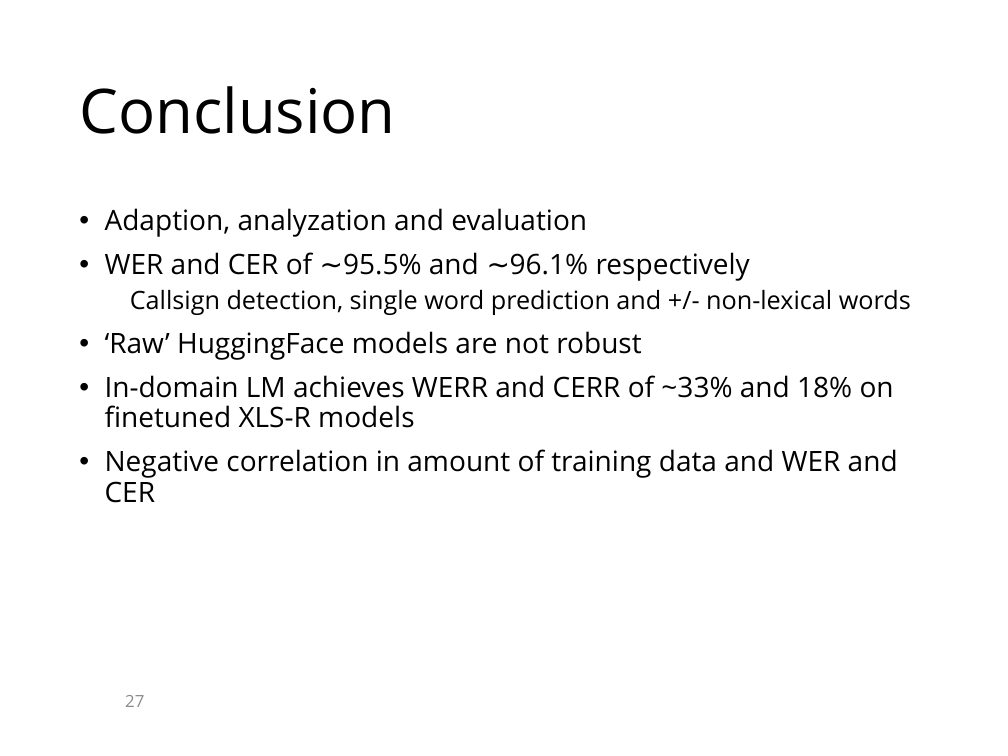
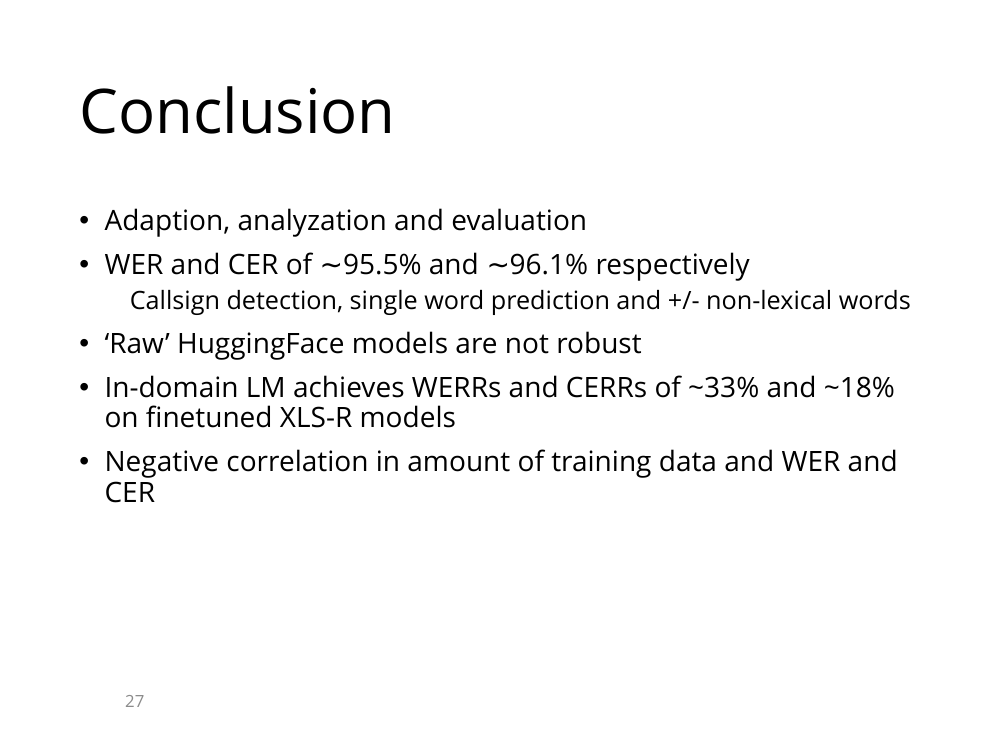
Before and after one commit to KaranChand/ATC, a slide deck: slide 27 of Thesis presentation ATC.pptx. Drawn at 1008x756 pixels with LibreOffice and Linux fonts; fonts in the diff are those of the drawing; background and template pictures are left out. Boxes give left, top, right and bottom in pixels: in the first picture for what was removed or moved away, otherwise in the second. Text is boxed around its words. In the diff, an @@ line names an element or a change of style, - is before the commit and + after.

```diff
--- a/Thesis presentation ATC.pptx
+++ b/Thesis presentation ATC.pptx
@@ text at (105, 375, 895, 428): text changed @@
-• In-domain LM achieves WERR and CERR of ~33% and 18% on finetuned XLS-R models
+• In-domain LM achieves WERRs and CERRs of ~33% and ~18% on finetuned XLS-R models
```
Also in this commit, not shown: 14 other slides changed.
